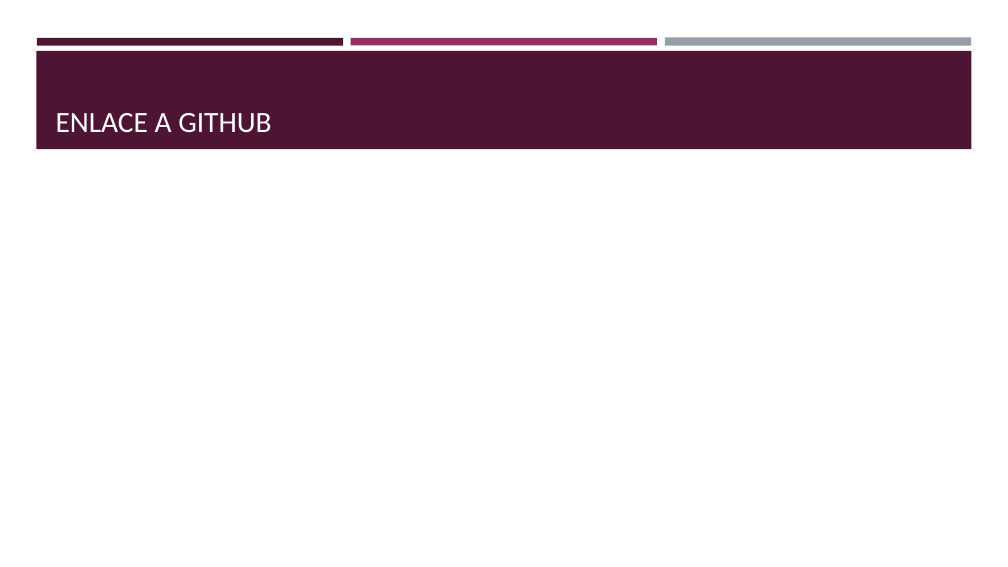
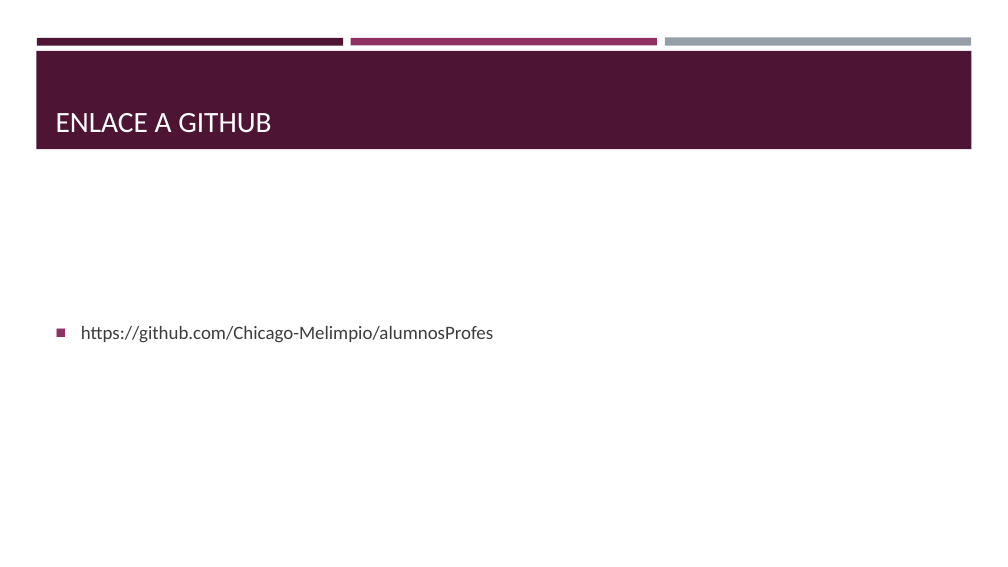
Before and after one commit to Chicago-Melimpio/alumnosProfes, a slide deck: slide 9 of Equipo 4+1.pptx. Drawn at 1008x567 pixels with LibreOffice and Linux fonts; fonts in the diff are those of the drawing. Boxes give left, top, right and bottom in pixels: in the first picture for what was removed or moved away, otherwise in the second. Text is boxed around its words. In the diff, an @@ line names an element or a change of style, - is before the commit and + after.

```diff
--- a/Equipo 4+1.pptx
+++ b/Equipo 4+1.pptx
@@ text added at bbox=[81, 326, 493, 343], 18 pt, text #3D3D3D @@
+■ https://github.com/Chicago-Melimpio/alumnosProfes
```
Also in this commit, not shown: 1 other slide changed, 1 other file.
